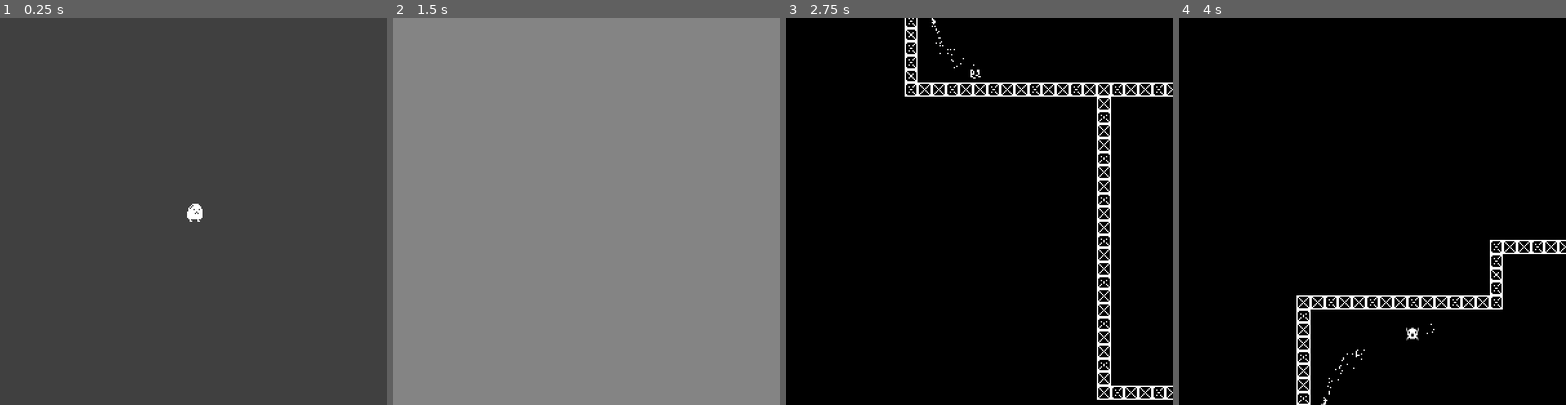
Above: before the commit, frames 1-4 (left to right).
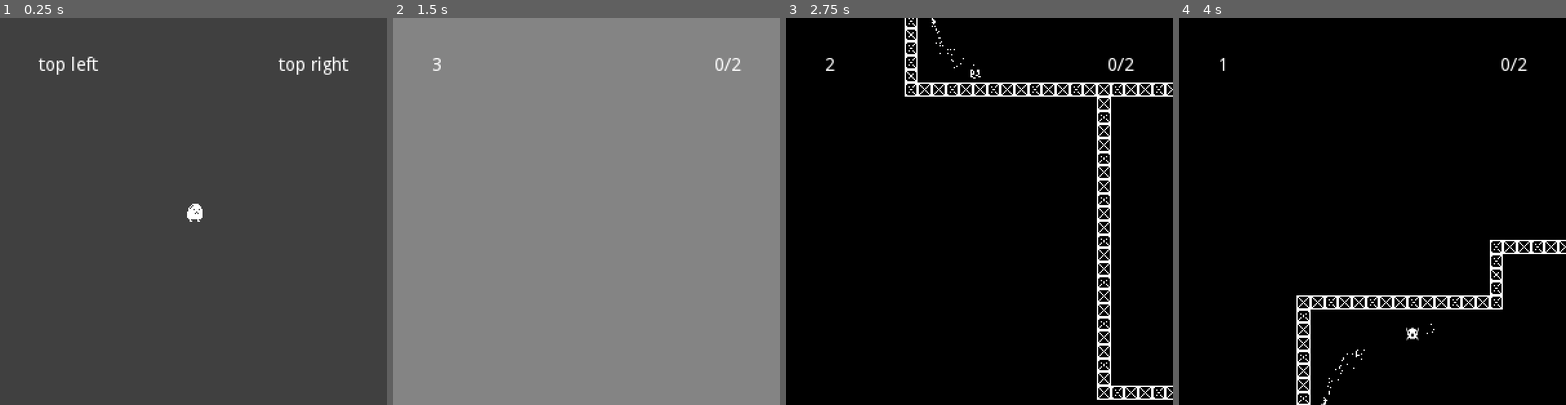
Above: after the commit, the same moments.

Repository: theowiik/PITCH-BLACK
Game: Godot game, scene res://scenes/Game.tscn
Same seed, same stepped clock (60 frames per second), same inputs: the game is played once before the commit and once after it.
Inputs (mouse positions are in pixels of both pictures, inside the frame that each line leads up to):
- Up to frame 1 (0.25 s): no input
- Up to frame 2 (1.5 s): move the mouse to (671, 192) at 0.52 s; hold D (right) 0.53-1.28 s; right-click (671, 192) at 0.6 s; move the mouse to (509, 230) at 1.27 s; hold S (down) from 1.28 s (still down); right-click (509, 230) at 1.35 s
- Up to frame 3 (2.75 s): move the mouse to (1018, 126) at 2.02 s; release S (down) at 2.03 s; hold D (right) from 2.03 s (still down); click (1018, 126) at 2.1 s; right-click (1018, 126) at 2.3 s
- Up to frame 4 (4 s): move the mouse to (1353, 288) at 2.77 s; release D (right) at 2.78 s; hold W (up) 2.78-3.53 s; right-click (1353, 288) at 2.85 s; move the mouse to (1488, 269) at 3.52 s; hold A (left) from 3.53 s (still down); right-click (1488, 269) at 3.6 s

The runs differ from the first frame. In frame 1, 0.5% of the frame differs, in the area x 10-90%, y 10-15%; in frame 2, 0.1%; in frame 3, 0.2%; in frame 4, 0.1%.

Commit message:
add HUD and rocket ammo

Diff:
--- a/project.godot
+++ b/project.godot
@@ -23,6 +23,11 @@
 "class": "Enemy",
 "language": "GDScript",
 "path": "res://scripts/Enemy.gd"
+}, {
+"base": "CanvasLayer",
+"class": "HUD",
+"language": "GDScript",
+"path": "res://scripts/HUD.gd"
 }, {
 "base": "Node2D",
 "class": "LevelTemplate",
@@ -58,6 +63,7 @@
 "Actor": "",
 "Cutscene": "",
 "Enemy": "",
+"HUD": "",
 "LevelTemplate": "",
 "Player": "",
 "Projectile": "",
--- a/scenes/Cutscene.tscn
+++ b/scenes/Cutscene.tscn
@@ -13,11 +13,10 @@
 }
 
 [node name="Label" type="Label" parent="CenterContainer"]
-margin_left = 96.0
+margin_left = 150.0
 margin_top = 143.0
-margin_right = 204.0
+margin_right = 150.0
 margin_bottom = 157.0
-text = "this is some text"
 __meta__ = {
 "_edit_use_anchors_": false
 }
--- a/scenes/Game.tscn
+++ b/scenes/Game.tscn
@@ -1,9 +1,10 @@
-[gd_scene load_steps=7 format=2]
+[gd_scene load_steps=8 format=2]
 
 [ext_resource path="res://scenes/actors/Player.tscn" type="PackedScene" id=1]
 [ext_resource path="res://scripts/Game.gd" type="Script" id=2]
 [ext_resource path="res://scripts/Transition.gd" type="Script" id=3]
 [ext_resource path="res://scenes/Cutscene.tscn" type="PackedScene" id=4]
+[ext_resource path="res://scripts/HUD.gd" type="Script" id=5]
 
 [sub_resource type="Animation" id=1]
 resource_name = "fade_in"
@@ -65,3 +66,39 @@
 [node name="AnimationPlayer" type="AnimationPlayer" parent="Transition"]
 anims/fade_in = SubResource( 1 )
 anims/fade_out = SubResource( 2 )
+
+[node name="HUD" type="CanvasLayer" parent="."]
+script = ExtResource( 5 )
+
+[node name="HBoxContainer" type="HBoxContainer" parent="HUD"]
+anchor_left = 0.1
+anchor_top = 0.1
+anchor_right = 0.9
+anchor_bottom = 0.9
+custom_constants/separation = 0
+alignment = 1
+__meta__ = {
+"_edit_use_anchors_": false
+}
+
+[node name="VBoxContainer" type="VBoxContainer" parent="HUD/HBoxContainer"]
+margin_right = 120.0
+margin_bottom = 240.0
+size_flags_horizontal = 3
+
+[node name="Rockets" type="Label" parent="HUD/HBoxContainer/VBoxContainer"]
+margin_right = 120.0
+margin_bottom = 14.0
+text = "top left"
+
+[node name="VBoxContainer2" type="VBoxContainer" parent="HUD/HBoxContainer"]
+margin_left = 120.0
+margin_right = 240.0
+margin_bottom = 240.0
+size_flags_horizontal = 3
+
+[node name="Enemies" type="Label" parent="HUD/HBoxContainer/VBoxContainer2"]
+margin_right = 120.0
+margin_bottom = 14.0
+text = "top right"
+align = 2
--- a/scripts/Enemy.gd
+++ b/scripts/Enemy.gd
@@ -4,6 +4,7 @@
 
 signal request_path
 signal indicate_walk
+signal discovered
 
 var player: Actor
 var detected: bool = false
@@ -61,10 +62,10 @@
 	anim_player.play("chocked")
 	chocked = true
 	chasing = true
+	emit_signal("discovered")
 
 func _on_RevealTime_timeout():
 	$RevealText.visible = false
-	print("hi")
 	chocked = false
 
 func take_damage(damage: int) -> void:
--- a/scripts/Game.gd
+++ b/scripts/Game.gd
@@ -6,6 +6,7 @@
 onready var player: Actor = get_node("Player")
 onready var camera: Camera2D = get_node("Camera")
 onready var cutscene: Cutscene = get_node("Cutscene")
+onready var hud: HUD = $HUD
 
 var current_level: int = 0
 var levels = [
@@ -52,6 +53,7 @@
 
 	# Health
 	player.health = player.max_health
+	player.rockets = 3
 
 	# Remove current level
 	for n in $Level.get_children():
@@ -72,10 +74,16 @@
 			enemy.connect("request_path", self, "on_request_path")
 		if not enemy.is_connected("indicate_walk", self, "add_child"):
 			enemy.connect("indicate_walk", self, "add_child")
+		if not enemy.is_connected("discovered", self, "on_discovered"):
+			enemy.connect("discovered", self, "on_discovered")
 
 	# Door
 	var teleporter: Teleporter = instance.get_teleporter()
 	teleporter.connect("teleporter_entered", self, "next_room")
+
+	# HUD
+	hud.set_rockets(player.rockets)
+	hud.set_enemies(0, instance.get_total_enemies())
 
 	# Fade and continue process
 	camera.smoothing_enabled = false
@@ -83,6 +91,9 @@
 	#camera.smoothing_enabled = true
 	get_tree().paused = false
 	$Transition.fade_out()
+
+func on_discovered() -> void:
+	hud.set_enemies(0, 2)
 
 func on_request_path(from: Vector2, to: Vector2, who: Enemy) -> void:
 	var level: LevelTemplate = $Level.get_child(0)
@@ -112,6 +123,7 @@
 	add_child(projectile)
 
 func on_rocket_added() -> void:
+	$HUD.set_rockets(player.rockets)
 	set_high_fov()
 	var instance = rocket.instance()
 	player.remove_child(camera)
--- /dev/null
+++ b/scripts/HUD.gd
@@ -0,0 +1,9 @@
+extends CanvasLayer
+
+class_name HUD
+
+func set_rockets(rockets: int) -> void:
+	$HBoxContainer/VBoxContainer/Rockets.text = str(rockets)
+
+func set_enemies(discovered: int, total: int) -> void:
+	$HBoxContainer/VBoxContainer2/Enemies.text = str(discovered) + "/" + str(total)
--- a/scripts/LevelTemplate.gd
+++ b/scripts/LevelTemplate.gd
@@ -1,6 +1,11 @@
 extends Node2D
 
 class_name LevelTemplate
+
+var total_enemies: int = 0
+
+func _ready():
+	total_enemies = get_enemies().size()
 
 func get_teleporter() -> Teleporter:
 	var teleporter: Teleporter = $Teleporter
@@ -14,6 +19,9 @@
 	var spawn: Vector2 = $Spawn.position
 	return spawn
 
+func get_total_enemies() -> int:
+	return total_enemies
+
 func get_enemies() -> Array:
 	var enemies: Array = []
 	for child in get_children():
--- a/scripts/Player.gd
+++ b/scripts/Player.gd
@@ -2,7 +2,8 @@
 
 class_name Player
 
-var controlling: bool = true;
+var controlling: bool = true
+var rockets: int = 3
 const projectile: PackedScene = preload("res://scenes/Projectile.tscn")
 
 signal shoot
@@ -39,6 +40,7 @@
 
 	# Rocket
 	if Input.is_action_just_pressed("add_rocket"):
+		rockets -= 1
 		controlling = false
 		emit_signal("rocket_added")
 		get_tree().set_input_as_handled()
